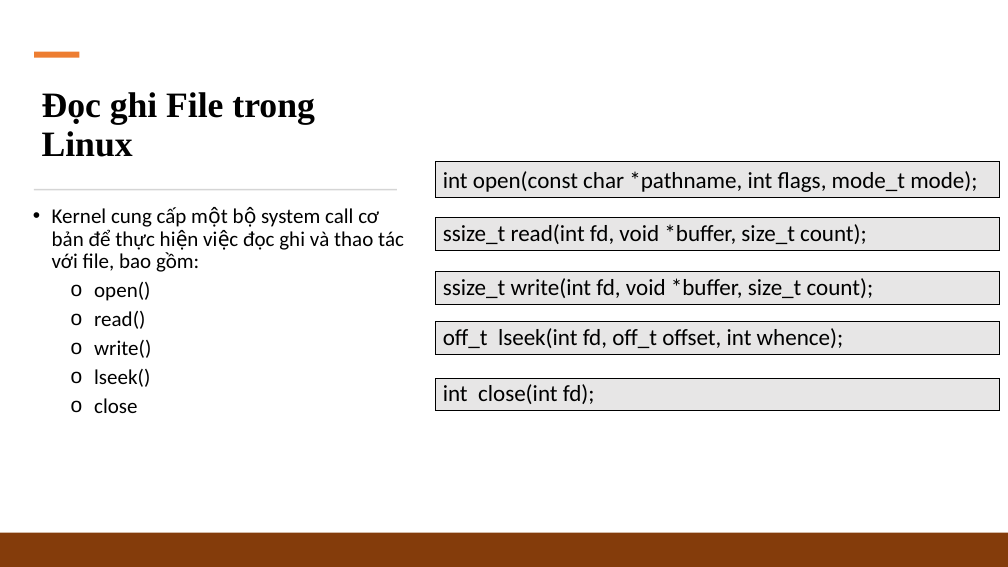
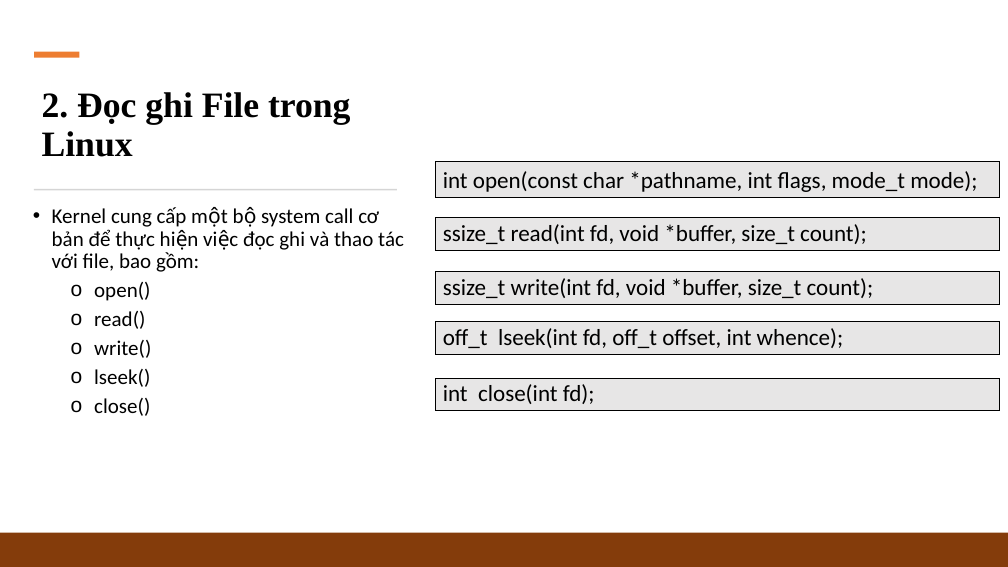
Before and after one commit to Slayder97/Linux-Programming-N-System, a slide deck: slide 5 of slides/2_Linux-File-System.pptx. Drawn at 1008x567 pixels with LibreOffice and Linux fonts; fonts in the diff are those of the drawing. Boxes give left, top, right and bottom in pixels: in the first picture for what was removed or moved away, otherwise in the second. Text is boxed around its words. In the diff, an @@ line names an element or a change of style, - is before the commit and + after.

Commit message:
Update Lesson2:  2_Linux-File-System

```diff
--- a/slides/2_Linux-File-System.pptx
+++ b/slides/2_Linux-File-System.pptx
@@ text at [42, 92, 351, 157]: text changed @@
-Đọc ghi File trong Linux
+2. Đọc ghi File trong Linux
@@ text at [94, 398, 150, 416]: text changed @@
-  o close
+  o close()
```
Also in this commit, not shown: 9 other slides changed, 5 slides added, 16 other files.
